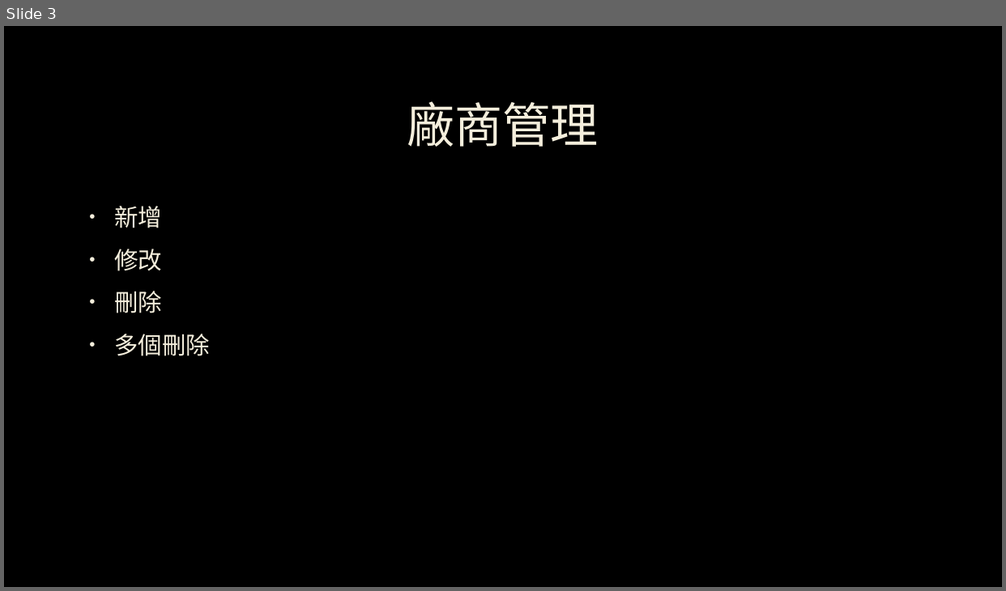
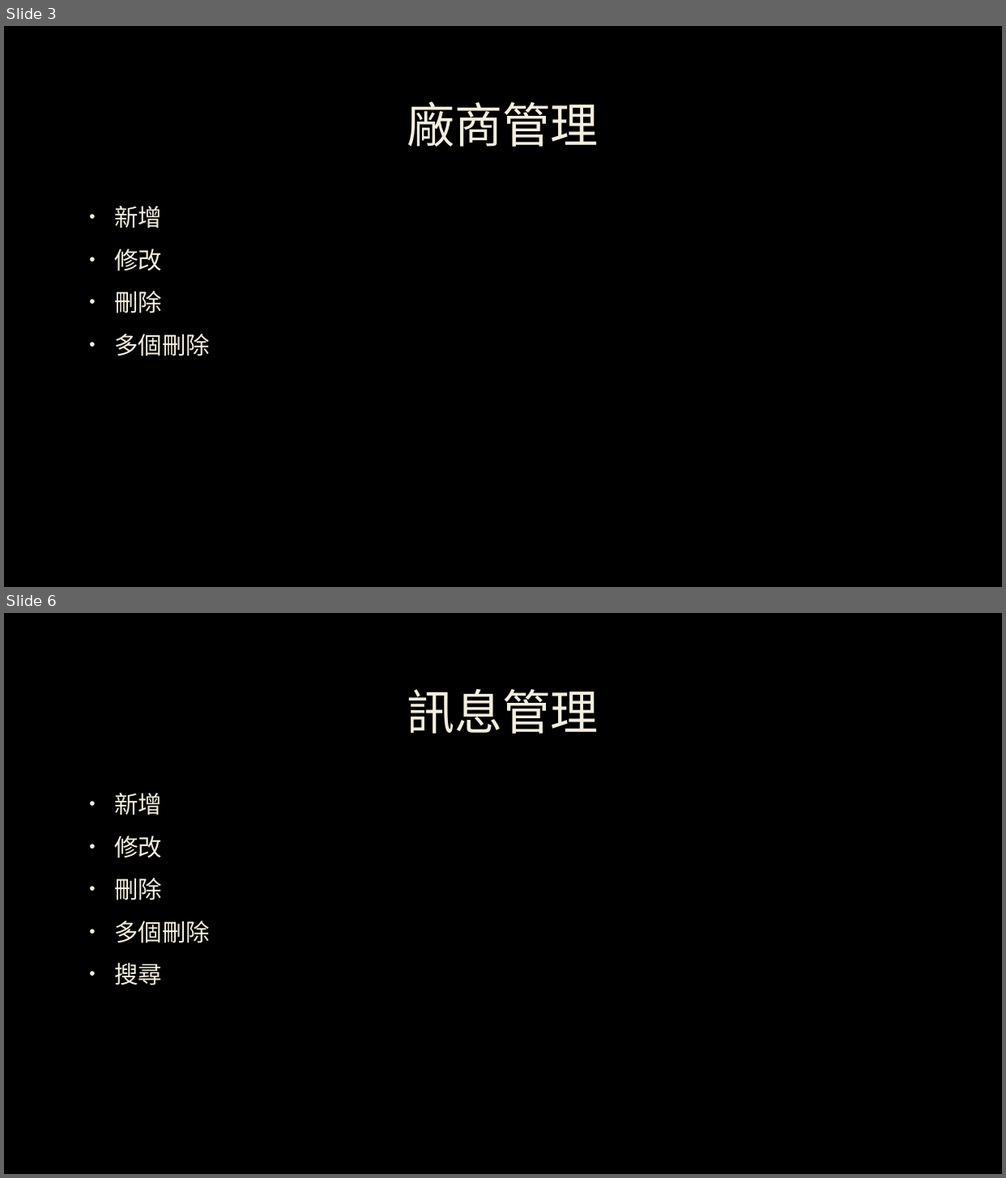
Before and after one commit to ronny1020/Online-Coffee-Store, a slide deck: ppt/Kilimanjaro.pptx. Shown one above the other, each under a label of ours: slide 3 before the commit, slides 3 and 6 after it; the slides between them are not shown. The pictures are 1006x591 and 1006x1178 pixels, drawn with LibreOffice and Linux fonts; fonts in the diff are those of the drawing; background and template pictures are left out. Boxes give left, top, right and bottom in pixels: in the first picture for what was removed or moved away, otherwise in the second. Text is boxed around its words. In the diff, an @@ line names an element or a change of style, - is before the commit and + after.

Commit message:
新增ppt和修正資料修改系統

```diff
--- a/ppt/Kilimanjaro.pptx
+++ b/ppt/Kilimanjaro.pptx
@@ slide 6 added at box(4, 613, 1002, 1174), background picture (left out) @@
@@ title added at box(407, 689, 598, 734), 46 pt, text #F4EEDC @@
+訊息管理
@@ text added at box(114, 793, 210, 986), 23 pt, text #F4EEDC @@
+• 新增
+• 修改
+• 刪除
+• 多個刪除
+• 搜尋
```
Also in this commit, not shown: 3 other slides added, 1 other file.
